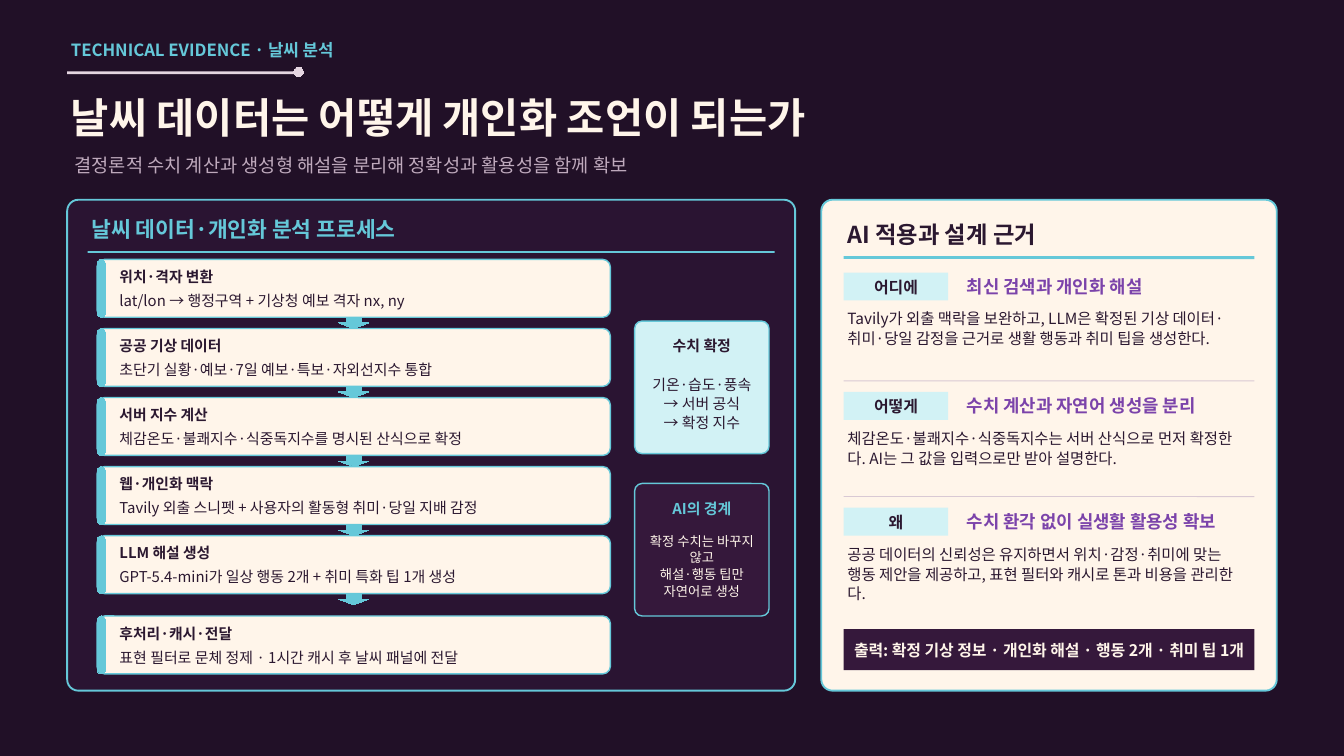
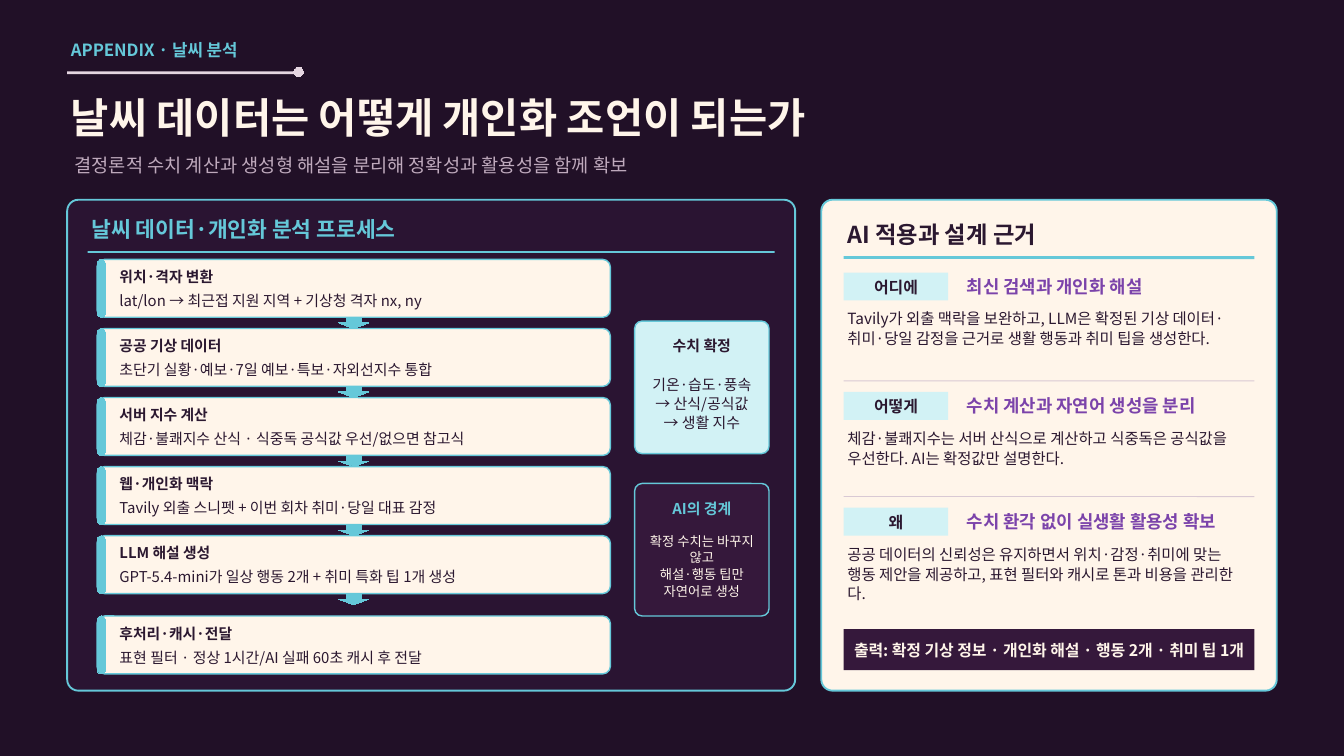
Before and after one commit to SKNETWORKS-FAMILY-AICAMP/SKN27-FINAL-4Team, a slide deck: slide 11 of output/presentation/빈틈사이_기능별_기술근거_부록.pptx. Drawn at 1344x756 pixels with LibreOffice and Linux fonts; fonts in the diff are those of the drawing. Boxes give left, top, right and bottom in pixels: in the first picture for what was removed or moved away, otherwise in the second. Text is boxed around its words. In the diff, an @@ line names an element or a change of style, - is before the commit and + after.

Commit message:
날씨 애니메이션 추가 개선 및 문서작업

```diff
--- a/output/presentation/빈틈사이_기능별_기술근거_부록.pptx
+++ b/output/presentation/빈틈사이_기능별_기술근거_부록.pptx
@@ text at (71,42,238,58): text changed @@
-TECHNICAL EVIDENCE · 날씨 분석
+APPENDIX · 날씨 분석
@@ text at (119,293,422,310): text changed @@
-lat/lon → 행정구역 + 기상청 예보 격자 nx, ny
+lat/lon → 최근접 지원 지역 + 기상청 격자 nx, ny
@@ text at (674,396,749,429): text changed @@
-→ 서버 공식
-→ 확정 지수
+→ 산식/공식값
+→ 생활 지수
@@ text at (119,431,464,447): text changed @@
-체감온도·불쾌지수·식중독지수를 명시된 산식으로 확정
+체감·불쾌지수 산식 · 식중독 공식값 우선/없으면 참고식
@@ text at (847,431,1227,466): text changed @@
-체감온도·불쾌지수·식중독지수는 서버 산식으로 먼저 확정한다. AI는 그 값을 입력으로만 받아 설명한다.
+체감·불쾌지수는 서버 산식으로 계산하고 식중독은 공식값을 우선한다. AI는 확정값만 설명한다.
@@ text at (119,500,436,517): text changed @@
-Tavily 외출 스니펫 + 사용자의 활동형 취미·당일 지배 감정
+Tavily 외출 스니펫 + 이번 회차 취미·당일 대표 감정
@@ text at (119,650,422,666): text changed @@
-표현 필터로 문체 정제 · 1시간 캐시 후 날씨 패널에 전달
+표현 필터 · 정상 1시간/AI 실패 60초 캐시 후 전달
```
Also in this commit, not shown: 10 other slides changed, 7 other files.
